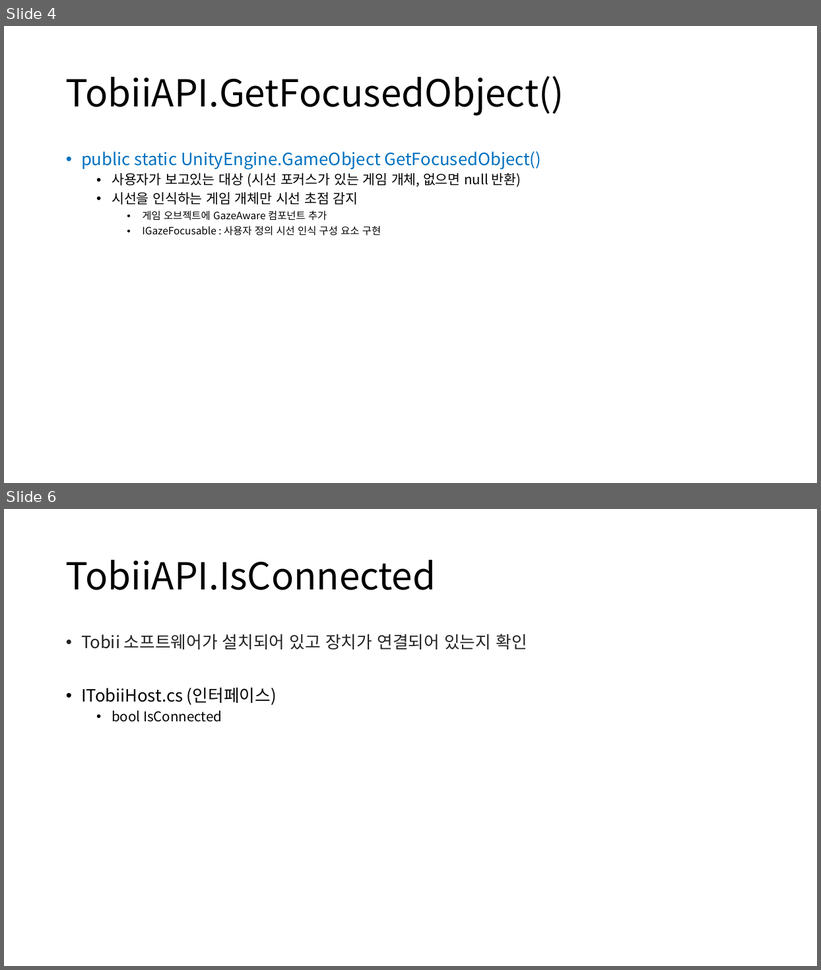
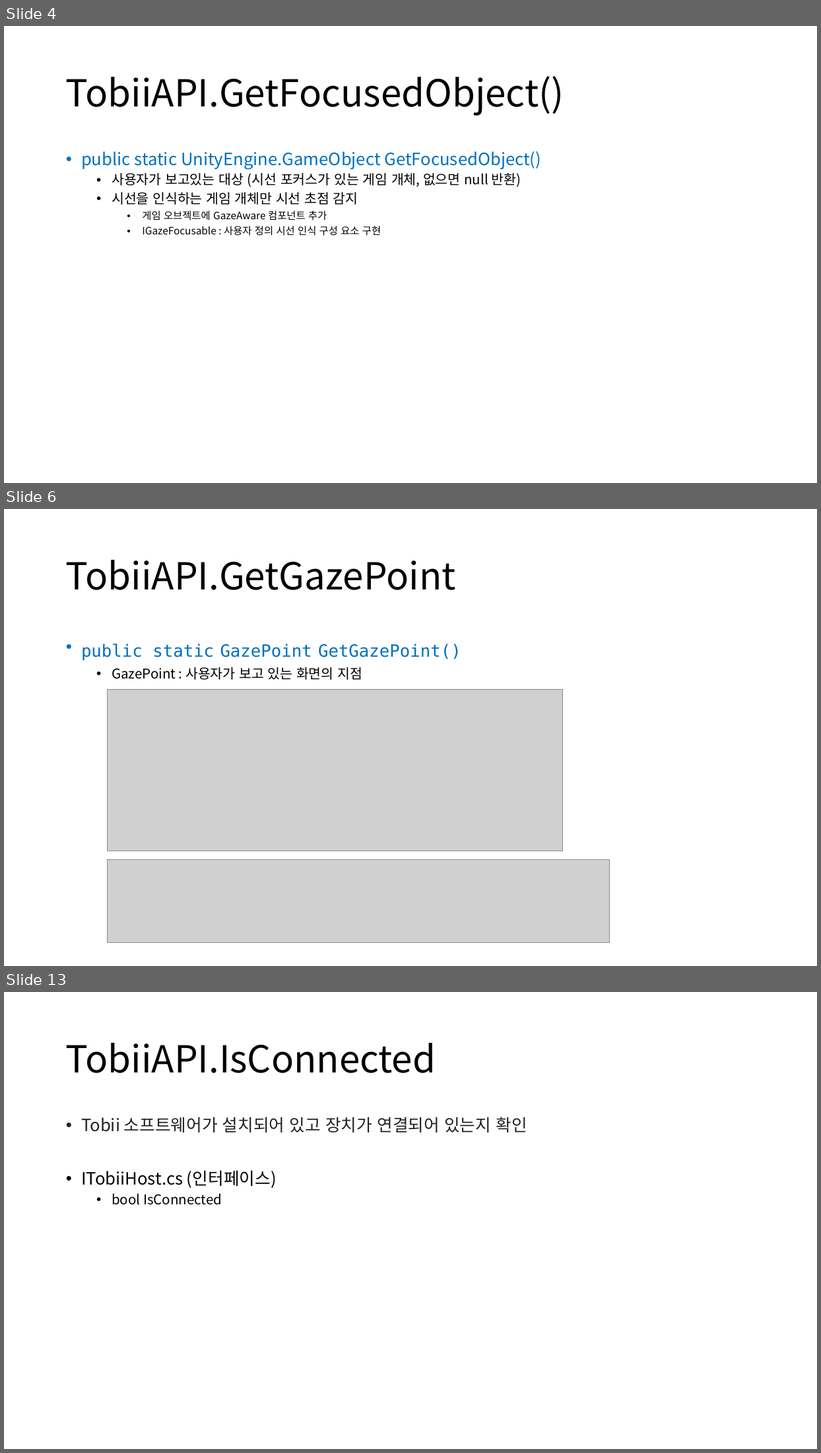
Before and after one commit to JiYoung-Kwon/Tobii_UnitySDK, a slide deck: Docs/TobiiAPI.pptx. Shown one above the other, each under a label of ours: slides 4 and 6 before the commit, slides 4, 6 and 13 after it; the slides between them are not shown. The pictures are 821x970 and 821x1453 pixels, drawn with LibreOffice and Linux fonts; fonts in the diff are those of the drawing; grey boxes stand for pictures. Boxes give left, top, right and bottom in pixels: in the first picture for what was removed or moved away, otherwise in the second. Text is boxed around its words. In the diff, an @@ line names an element or a change of style, - is before the commit and + after.

Commit message:
Tobii API 분석, 정리 (2)

```diff
--- a/Docs/TobiiAPI.pptx
+++ b/Docs/TobiiAPI.pptx
@@ slide 6 added at (x1=4, y1=509, x2=817, y2=966), background #FFFFFF @@
@@ title added at (x1=66, y1=560, x2=456, y2=590), 44 pt, text #000000 @@
+TobiiAPI.GetGazePoint
@@ text added at (x1=81, y1=644, x2=461, y2=680), 20 pt, text #0070C0 @@
+• public static GazePoint GetGazePoint()
+  • GazePoint : 사용자가 보고 있는 화면의 지점
@@ picture added at (x1=107, y1=690, x2=563, y2=851) @@
@@ picture added at (x1=107, y1=859, x2=609, y2=943) @@
@@ what was slide 6 is now slide 13 @@
```
Also in this commit, not shown: 3 slides changed, 7 other slides added.
